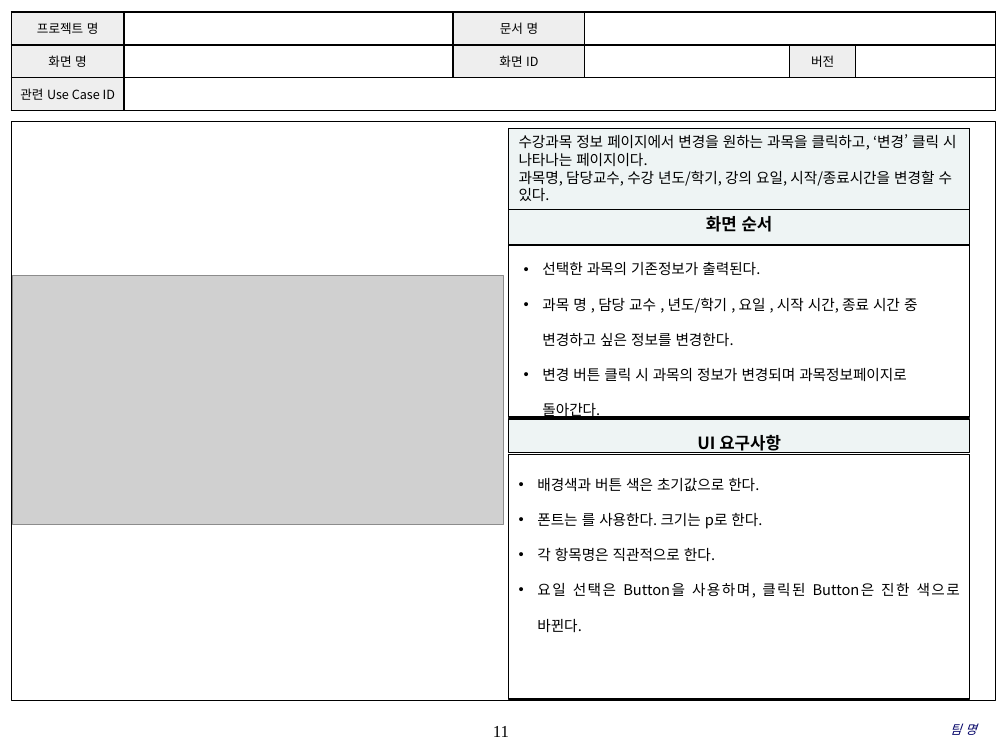
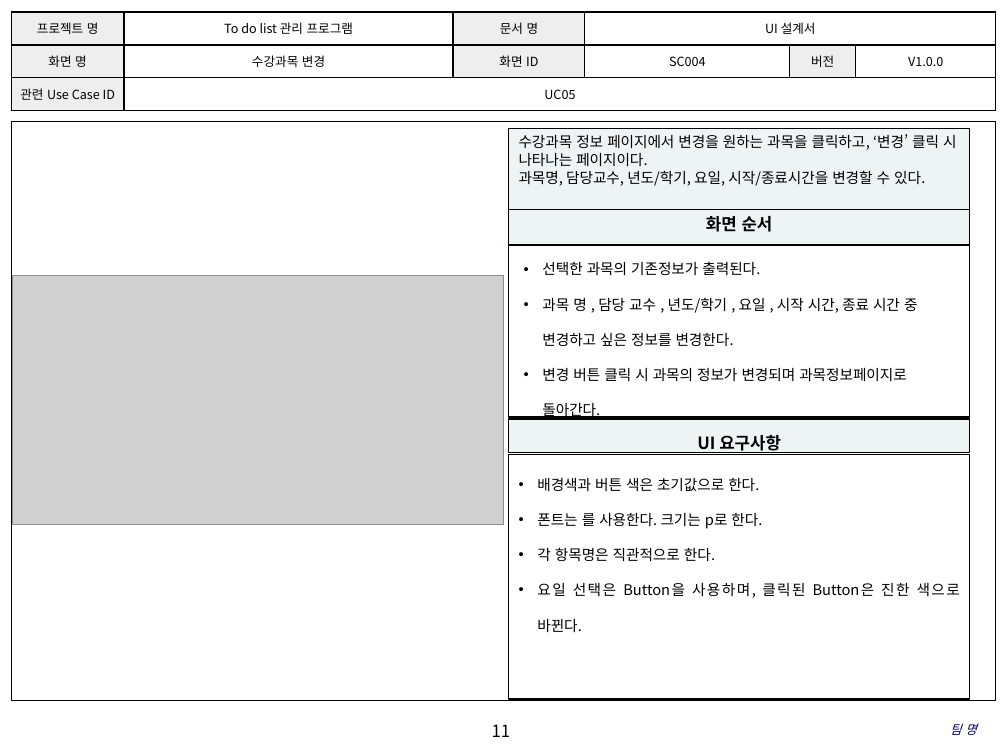
Before and after one commit to SE-admin/7, a slide deck: slide 11 of doc/3_ 설계서/UI Design Template.pptx. Drawn at 1008x756 pixels with LibreOffice and Linux fonts; fonts in the diff are those of the drawing; grey boxes stand for pictures; background and template pictures are left out. Boxes give left, top, right and bottom in pixels: in the first picture for what was removed or moved away, otherwise in the second. Text is boxed around its words. In the diff, an @@ line names an element or a change of style, - is before the commit and + after.

Commit message:
UI Design Template|doc|UI디자인오타수정

```diff
--- a/doc/3_ 설계서/UI Design Template.pptx
+++ b/doc/3_ 설계서/UI Design Template.pptx
@@ table at (11,12,995,111) @@
-row 1, column 2: 
+row 1, column 2: To do list 관리 프로그램
-row 1, column 4: 
+row 1, column 4: UI 설계서
-row 2: 화면 명 |  | 화면 ID |  | 버전 | 
+row 2: 화면 명 | 수강과목 변경 | 화면 ID | SC004 | 버전 | V1.0.0
-row 3, column 2: 
+row 3, column 2: UC05
@@ text in rectangle at (519,170,925,186): text changed @@
-과목명, 담당교수, 수강 년도/학기, 강의 요일, 시작/종료시간을 변경할 수 있다.
+과목명, 담당교수, 년도/학기, 요일, 시작/종료시간을 변경할 수 있다.
@@ page number at (492,724,511,737): font Times New Roman to Noto Sans CJK KR @@
```
Also in this commit, not shown: 17 other slides changed.
